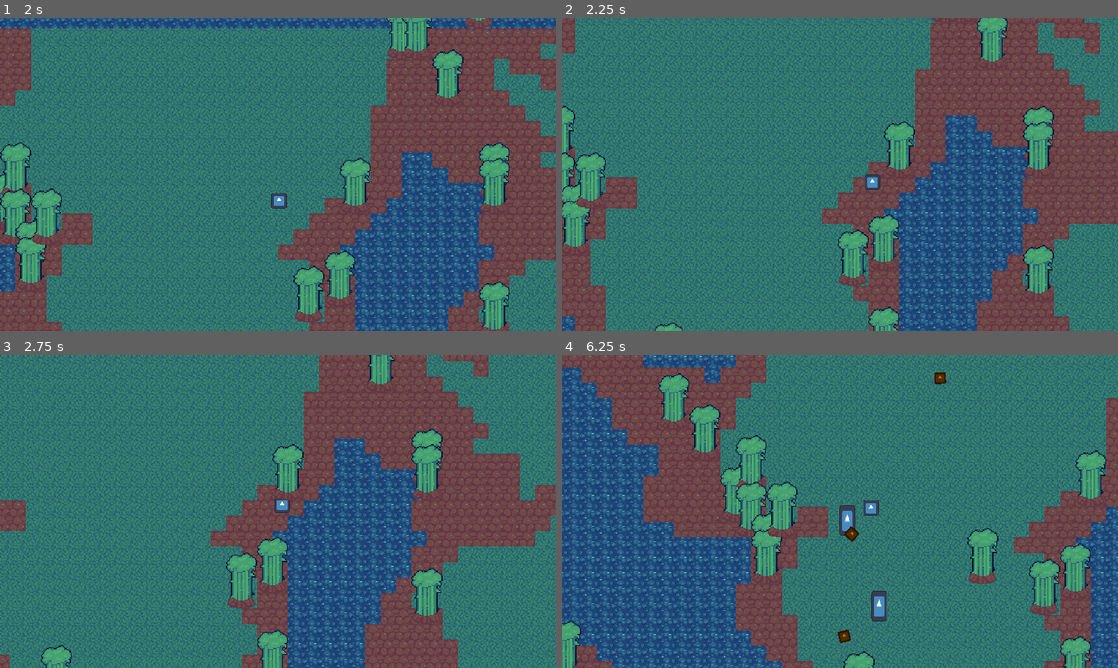
Above: before the commit, frames 1-4 (two rows, left to right).
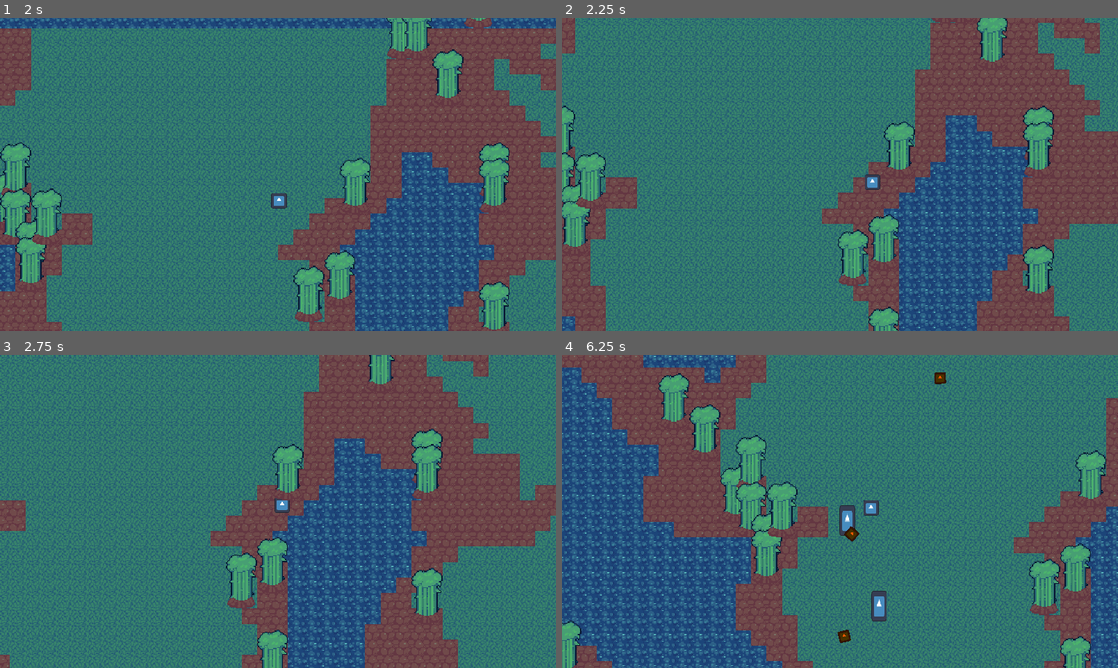
Above: after the commit, the same moments.

Repository: slotling/collateral-damage-gwj71
Game: Godot game, scene res://Scenes/Root/world.tscn
Two runs of this game, one before a commit and one after it. Both use one fixed random seed, a clock stepped at 60 frames per second and the inputs below. The engine's default icon, where the game draws it, is replaced by a stand-in: a white triangle on a blue panel in a dark square.
Inputs (mouse positions are in pixels of both pictures, inside the frame that each line leads up to):
- Up to frame 1 (2 s): move the mouse to (400, 158) at 0.52 s; hold D (right) 0.53-1.28 s; click (400, 158) at 0.6 s; move the mouse to (166, 190) at 1.27 s; hold S (backward) from 1.28 s (still down); right-click (166, 190) at 1.35 s
- Up to frame 2 (2.25 s): move the mouse to (895, 105) at 2.02 s; release S (backward) at 2.03 s; hold D (right) from 2.03 s (still down); hold Shift (run) from 2.03 s (still down)
- Up to frame 3 (2.75 s): keep holding D (right); keep holding Shift (run)
- Up to frame 4 (6.25 s): move the mouse to (812, 574) at 2.77 s; release D (right) at 2.78 s; release Shift (run) at 2.78 s; hold W (forward) 2.78-3.53 s; click (812, 574) at 2.85 s; move the mouse to (1006, 558) at 3.52 s; hold A (left) 3.53-5.03 s; right-click (1006, 558) at 3.6 s; move the mouse to (673, 464) at 4.27 s; tap Shift (run) at 4.35 s; move the mouse to (867, 511) at 5.02 s; hold S (backward) 5.03-5.78 s; click (867, 511) at 5.1 s; move the mouse to (756, 433) at 5.77 s; hold D (right) from 5.78 s (still down); right-click (756, 433) at 5.85 s

Frame 1 is identical in both runs. In frame 2, less than 0.1% of the frame differs, in the area x 16-22%, y 97-100%; in frame 3, 0.3%; in frame 4, 0.8%, in the area x 50-79%, y 55-100%.

Commit message:
whoops removed the bamboo wave spawner

Diff:
--- a/Scenes/Environment/bamboo.tscn
+++ b/Scenes/Environment/bamboo.tscn
@@ -530,7 +530,6 @@
 hframes = 5
 
 [node name="Sprite2D" parent="." index="3"]
-y_sort_enabled = false
 texture = SubResource("AtlasTexture_mndo6")
 offset = Vector2(0, -24)
 
--- a/Scenes/Environment/fallen_bamboo.tscn
+++ b/Scenes/Environment/fallen_bamboo.tscn
@@ -1191,7 +1191,6 @@
 restore_default_offsets = false
 
 [node name="Sprite2D" parent="." index="2"]
-y_sort_enabled = false
 texture = ExtResource("3_er8m7")
 offset = Vector2(0, -70)
 hframes = 6
--- a/Scenes/Root/world.tscn
+++ b/Scenes/Root/world.tscn
@@ -1,8 +1,7 @@
-[gd_scene load_steps=5 format=3 uid="uid://dxacdto1scojh"]
+[gd_scene load_steps=4 format=3 uid="uid://dxacdto1scojh"]
 
 [ext_resource type="PackedScene" uid="uid://d3hrl4tjnukfe" path="res://Scenes/Generation/terrain.tscn" id="1_r6r10"]
 [ext_resource type="PackedScene" uid="uid://djorhqqn1rked" path="res://Scenes/Entities/Characters/demolitionist_player.tscn" id="2_0m2oe"]
-[ext_resource type="PackedScene" uid="uid://brrquad1bj0h1" path="res://Scenes/Environment/bamboo.tscn" id="2_fjv0v"]
 [ext_resource type="PackedScene" uid="uid://14wcwtgp2v2v" path="res://Handlers/wave_handler.tscn" id="4_apm3v"]
 
 [node name="World" type="Node2D" groups=["main"]]
@@ -13,12 +12,6 @@
 max_wave_count = 10
 spawning_distance = 700
 
-[node name="WaveHandler2" parent="." instance=ExtResource("4_apm3v")]
-enemy = ExtResource("2_fjv0v")
-max_enemy_count = 50
-max_wave_count = 10
-spawning_distance = 100
-
 [node name="Terrain" parent="." instance=ExtResource("1_r6r10")]
 size = Vector2(100, 100)
 
